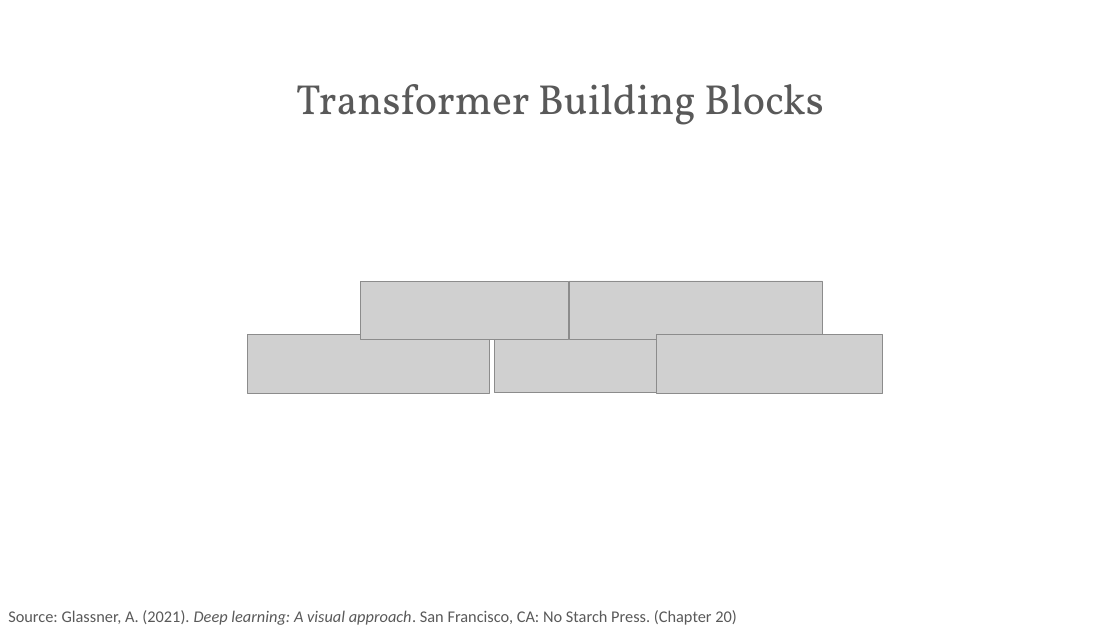
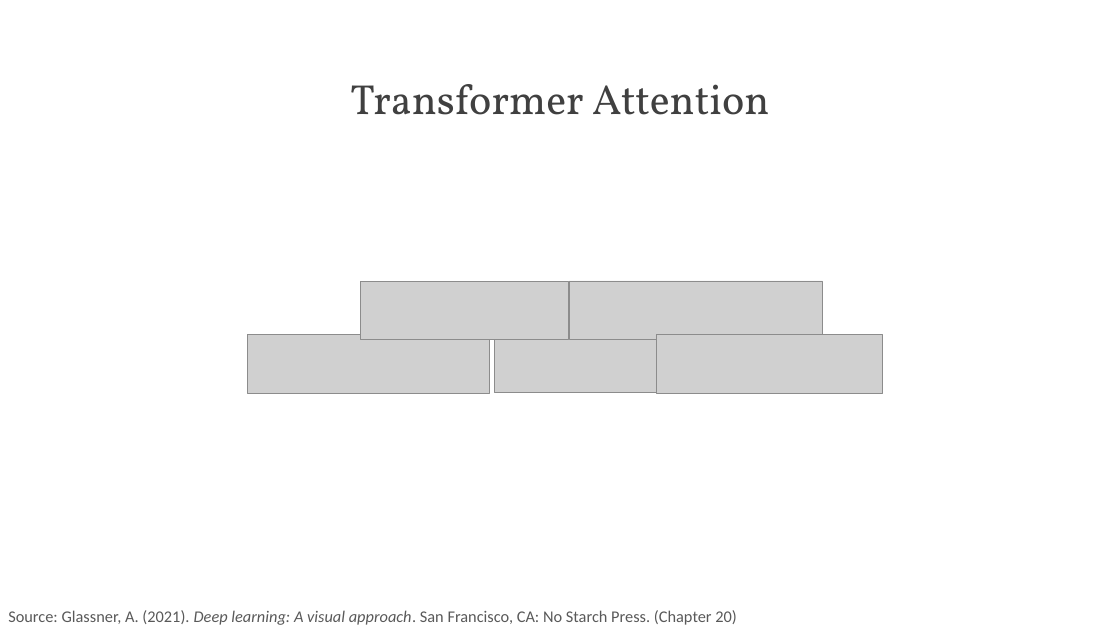
Before and after one commit to PracticumAI/transformers, a slide deck: slide 3 of presentations/02_transformers_attention.pptx (slide 2 before the commit). Drawn at 1120x630 pixels with LibreOffice and Linux fonts; fonts in the diff are those of the drawing; grey boxes stand for pictures. Boxes give left, top, right and bottom in pixels: in the first picture for what was removed or moved away, otherwise in the second. Text is boxed around its words. In the diff, an @@ line names an element or a change of style, - is before the commit and + after.

```diff
--- a/presentations/02_transformers_attention.pptx
+++ b/presentations/02_transformers_attention.pptx
@@ title at [350, 84, 769, 115]: text changed; text colour #595959 to #404040 @@
-Transformer Building Blocks
+Transformer Attention
```
Also in this commit, not shown: 2 other slides changed, 8 slides added, 5 slides removed, 1 other file.
